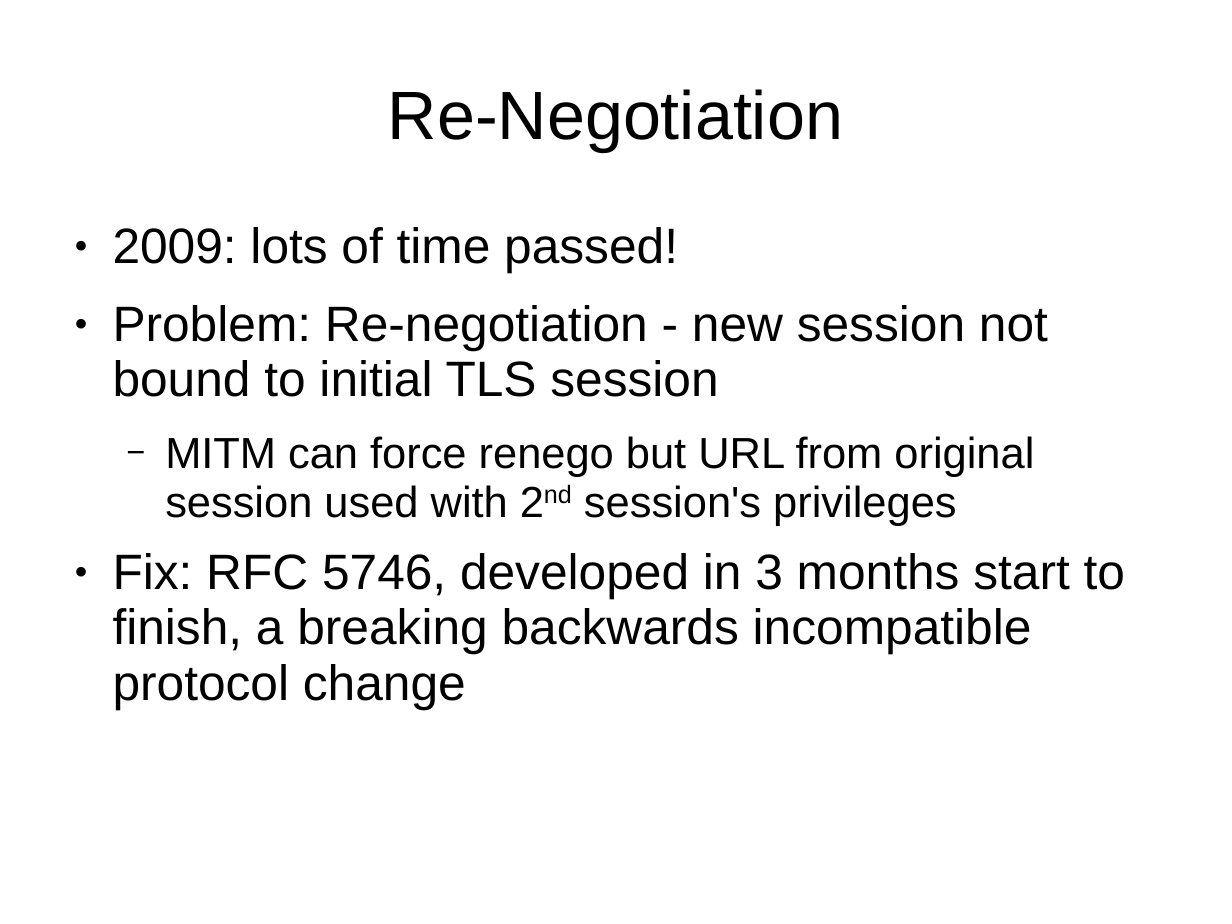
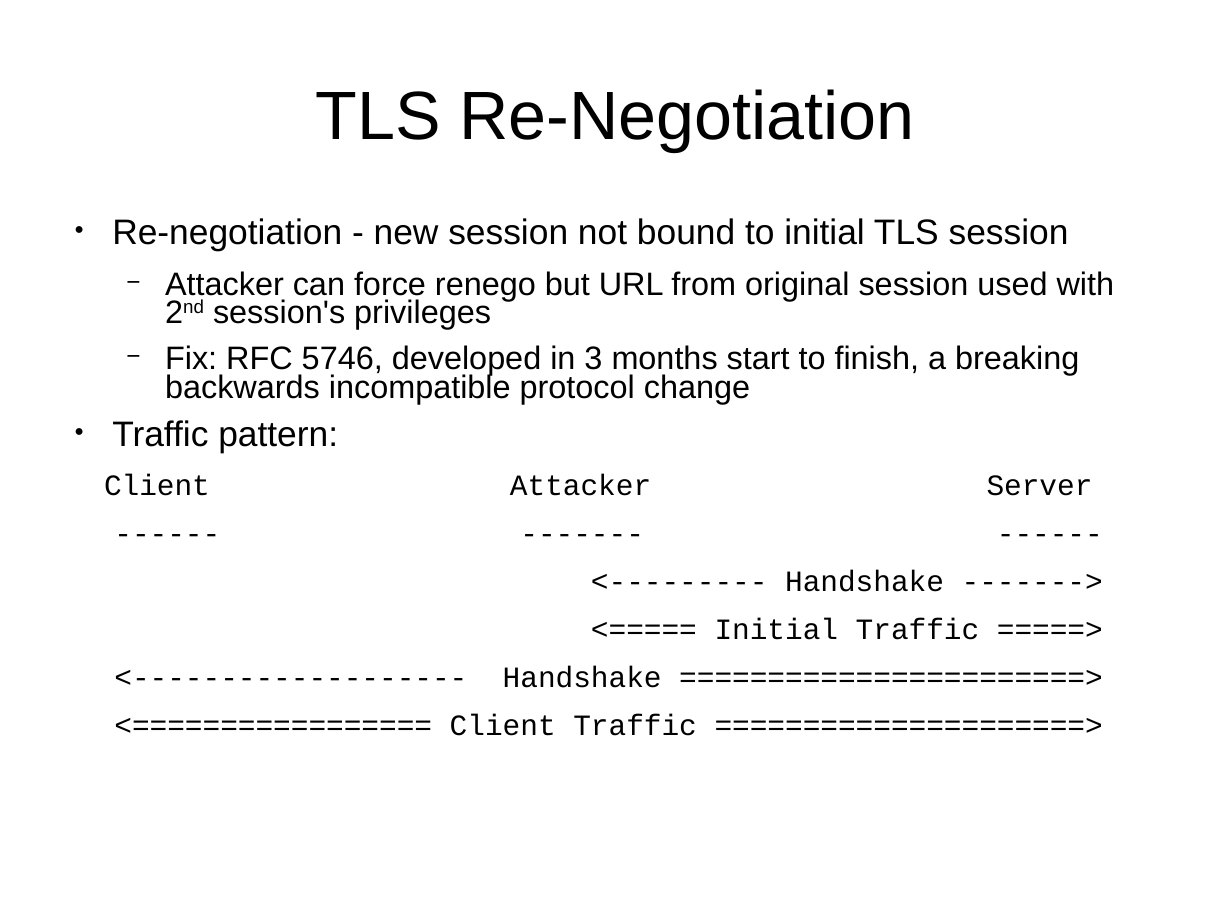
Before and after one commit to sftcd/cs7053, a slide deck: slide 8 of 2016lectures/07-tls-problems.ppt. Drawn at 1232x924 pixels with LibreOffice and Linux fonts; fonts in the diff are those of the drawing. Boxes give left, top, right and bottom in pixels: in the first picture for what was removed or moved away, otherwise in the second. Text is boxed around its words. In the diff, an @@ line names an element or a change of style, - is before the commit and + after.

Commit message:
tweak tls problems

```diff
--- a/2016lectures/07-tls-problems.ppt
+++ b/2016lectures/07-tls-problems.ppt
@@ title at [316,89,915,151]: text changed @@
-Re-Negotiation
+TLS Re-Negotiation
@@ text at [112,218,1115,329]: text changed; size 32 to 20.9 pt @@
-● 2009: lots of time passed!
-● Problem: Re-negotiation - new session not bound to initial TLS session
-  − MITM can force renego but URL from original session used with 2nd session's privileges
+● Re-negotiation - new session not bound to initial TLS session
+  − Attacker can force renego but URL from original session used with 2nd session's privileges
@@ text at [165,345,1079,404]: size 32 to 20.9 pt in "Fix: RFC 5746, developed in 3 months ..."; bullet ● to −; list level 1 to 2 in "Fix: RFC 5746, developed in ..."; line spacing 0.93 to 0.73 @@
@@ text at [104,420,1093,736]: paragraphs added @@
+● Traffic pattern:
+Client Attacker Server
+------ ------- ------
+<--------- Handshake ------->
+<===== Initial Traffic =====>
+<------------------- Handshake =======================>
+<================= Client Traffic =====================>
```
Also in this commit, not shown: 28 other slides changed, 3 other files.
